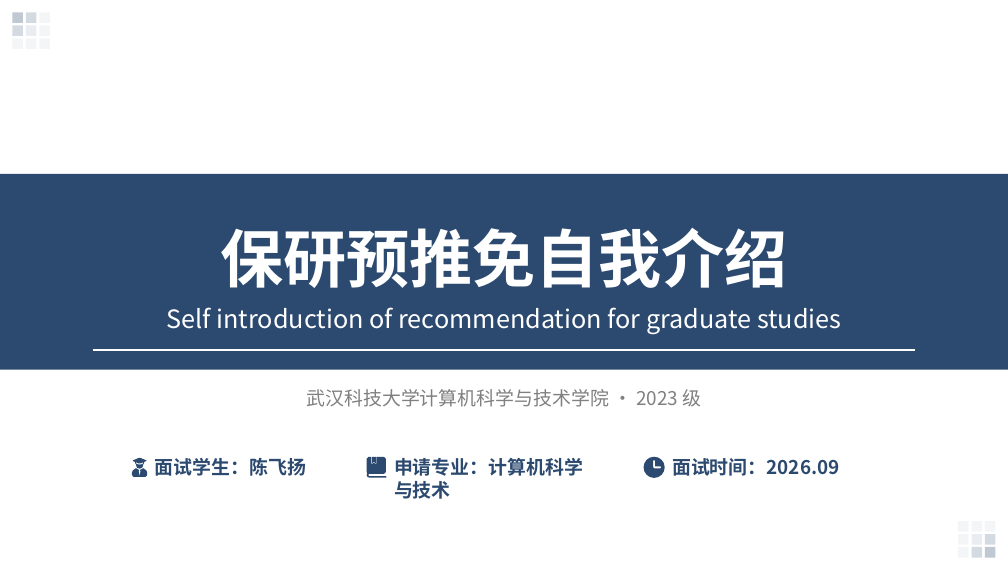
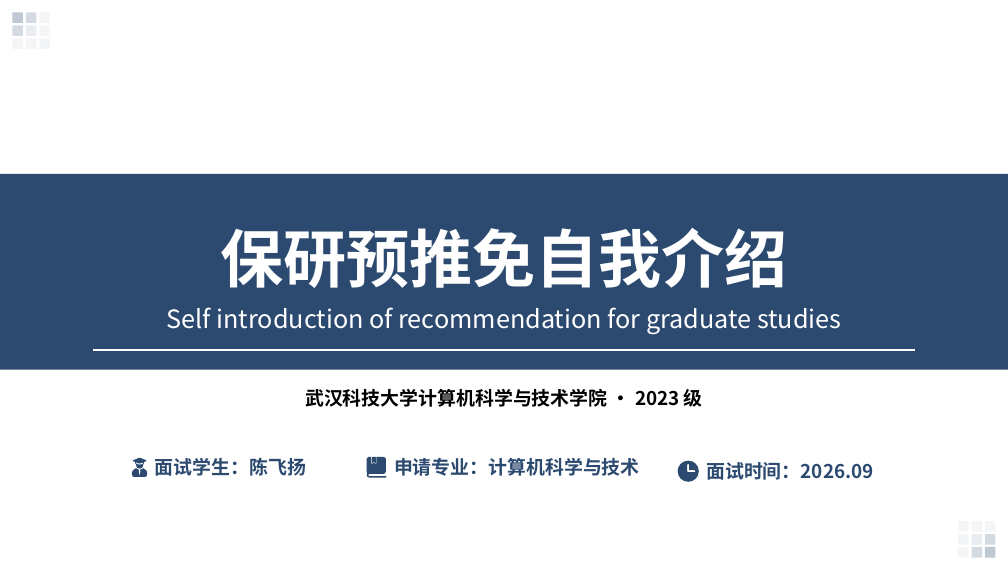
Before and after one commit to xiaofei777/exemption, a slide deck: slide 1 of 面试PPT/历史版本/推免ppt.pptx. Drawn at 1008x567 pixels with LibreOffice and Linux fonts; fonts in the diff are those of the drawing. Boxes give left, top, right and bottom in pixels: in the first picture for what was removed or moved away, otherwise in the second. Text is boxed around its words. In the diff, an @@ line names an element or a change of style, - is before the commit and + after.

```diff
--- a/面试PPT/历史版本/推免ppt.pptx
+++ b/面试PPT/历史版本/推免ppt.pptx
@@ text "武汉科技大学计算机科学与技术学院 · 2023 级" at box(305, 389, 703, 407): text colour #808080 to #000000, bold on @@
@@ text "申请专业：计算机科学与技术" rewrapped from box(394, 458, 583, 499) to box(394, 458, 640, 476) @@
@@ freeform shape: place and size @@
-freeform shape at box(644, 457, 665, 478)
+freeform shape at box(678, 461, 699, 482)
@@ text "面试时间：2026.09": place and size @@
-text "面试时间：2026.09" at box(672, 458, 839, 476)
+text "面试时间：2026.09" at box(706, 462, 873, 480)
```
Also in this commit, not shown: 8 other slides changed, 3 slides removed, 4 other files.
